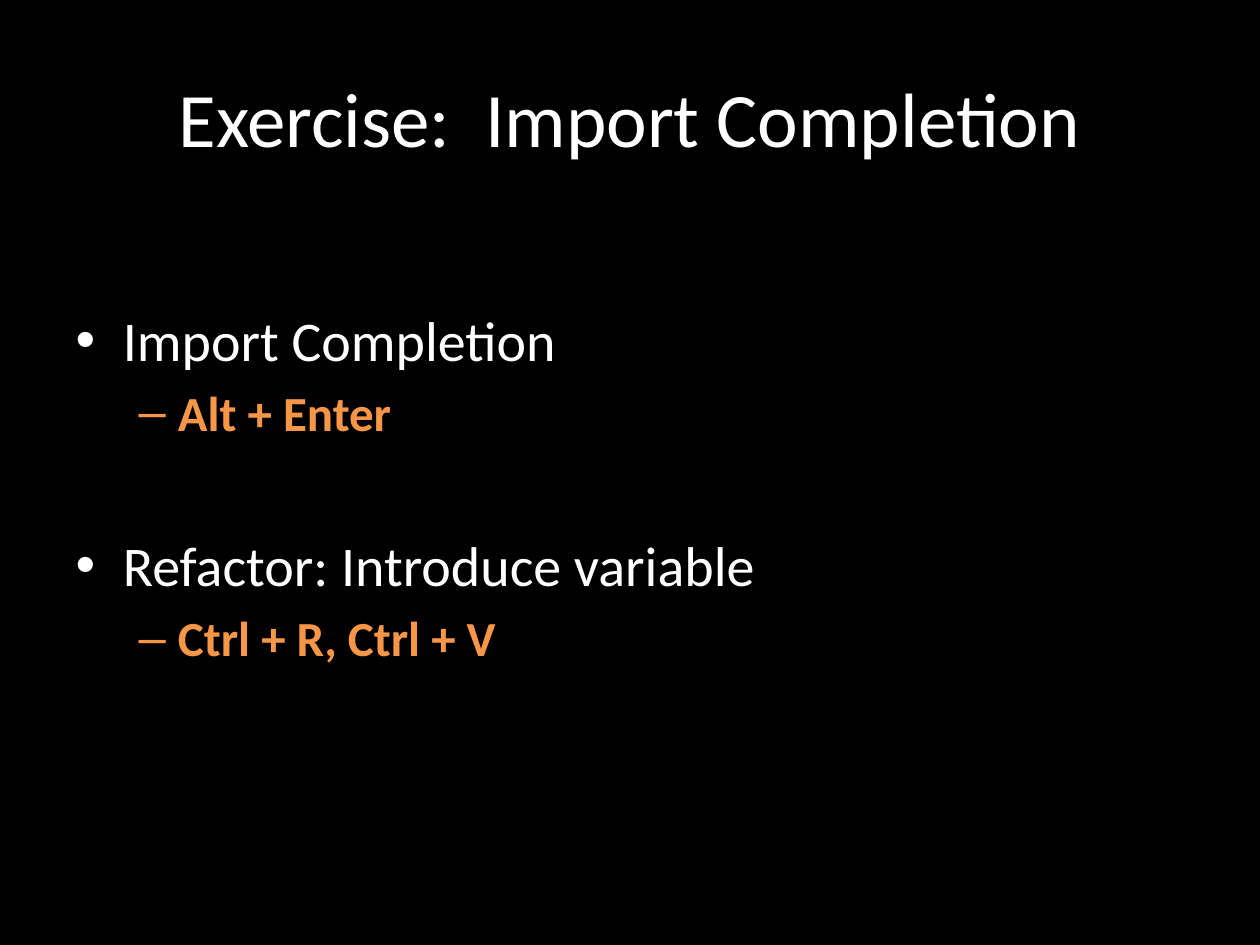
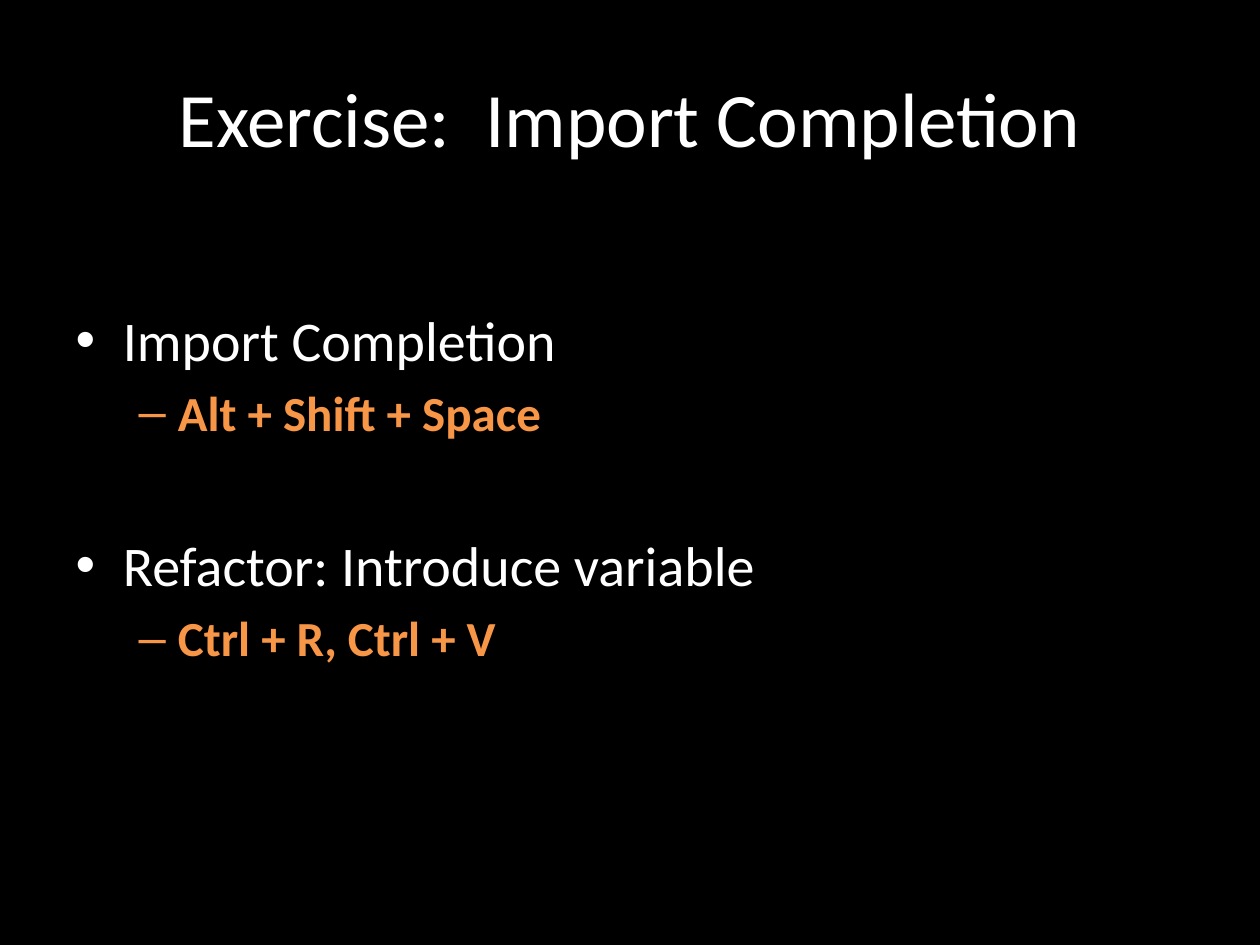
Before and after one commit to rasmuskl/ReSharperCourse, a slide deck: slide 25 of Presentations/2 - Exercises - ReSharper Course.pptx. Drawn at 1260x945 pixels with LibreOffice and Linux fonts; fonts in the diff are those of the drawing. Boxes give left, top, right and bottom in pixels: in the first picture for what was removed or moved away, otherwise in the second. Text is boxed around its words. In the diff, an @@ line names an element or a change of style, - is before the commit and + after.

Commit message:
Fixed wrong shortcut on import completion slide.

```diff
--- a/Presentations/2 - Exercises - ReSharper Course.pptx
+++ b/Presentations/2 - Exercises - ReSharper Course.pptx
@@ text at box(178, 396, 541, 439): text changed @@
-  – Alt + Enter
+  – Alt + Shift + Space
```
Also in this commit, not shown: 1 other slide changed.
